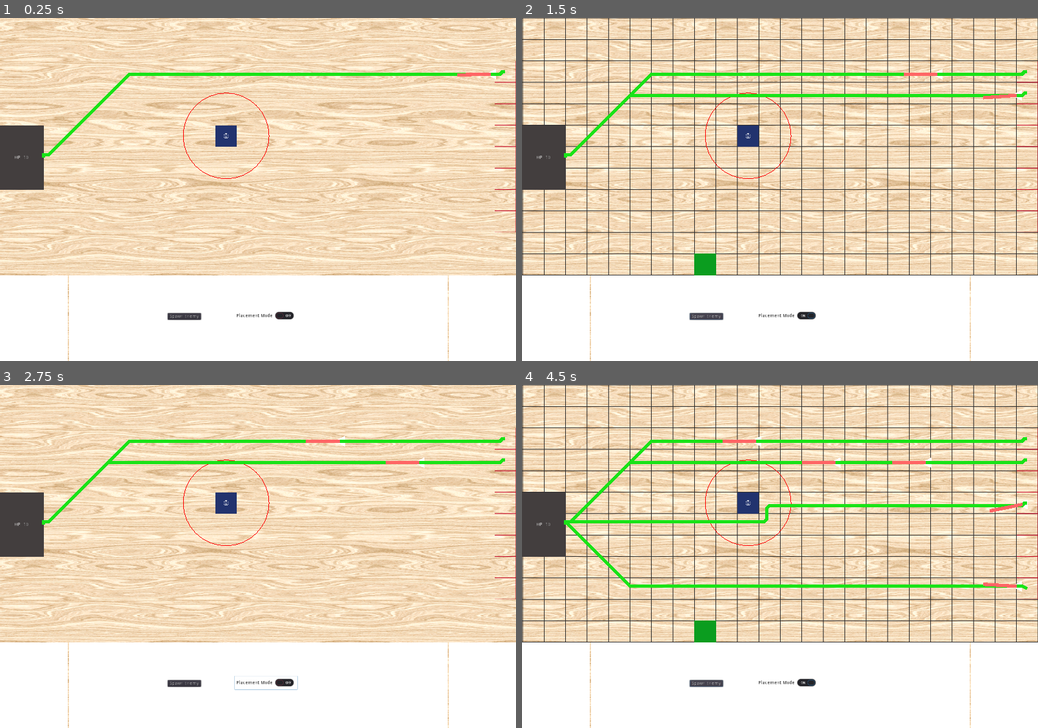
Above: before the commit, frames 1-4 (two rows, left to right).
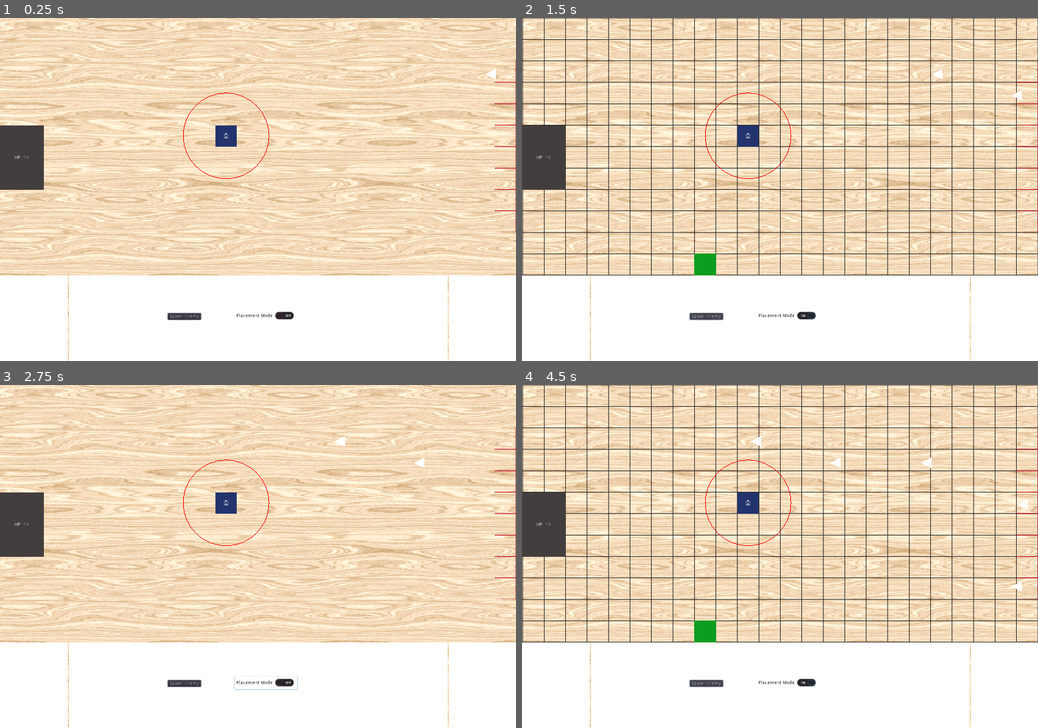
Above: after the commit, the same moments.

Repository: CSMA-Technology/chelydra
Game: Godot game, scene res://Scenes/Temporary/TestProjectiles.tscn
Two runs of this game, one before a commit and one after it. Both use one fixed random seed, a clock stepped at 60 frames per second and the inputs below. This scene is started directly instead of the project's main scene.
Inputs:
- Up to frame 1 (0.25 s): no input
- Up to frame 2 (1.5 s): click "Placement Mode" at 0.5 s; click "Spawn Enemy" at 1.25 s
- Up to frame 3 (2.75 s): click "Placement Mode" at 2 s
- Up to frame 4 (4.5 s): click "Spawn Enemy" at 2.75 s; click "Placement Mode" at 3.5 s; click "Spawn Enemy" at 4.25 s

The runs differ from the first frame. In frame 1, 0.9% of the frame differs, in the area x 8-98%, y 15-41%; in frame 2, 1.6%; in frame 3, 1.6%; in frame 4, 3.4%, in the area x 8-98%, y 15-60%.

Commit message:
feat(enemy-damage): enemy takes hits, loses, health, flashes red, DIES (#15)

Diff:
--- a/Scenes/Enemies/TemplateEnemy/TemplateEnemy.gd
+++ b/Scenes/Enemies/TemplateEnemy/TemplateEnemy.gd
@@ -7,9 +7,10 @@
 var next_destination_idx
 
 export var debug_mode = false setget set_debug
+export var health = 100
+export var speed = 3
 
 const ARRIVAL_BUFFER = 10
-const SPEED = 3
 
 signal reached_goal(damage)
 
@@ -33,7 +34,7 @@
 				next_destination_idx += 1
 
 		var direction = (path[next_destination_idx] - global_position).normalized()
-		var movement = direction * SPEED
+		var movement = direction * speed
 		$Debug/MovementLine2d.points = PoolVector2Array([Vector2(0,0), direction * 100])
 		move_and_collide(movement)
 
@@ -44,6 +45,16 @@
 	next_destination_idx = 0
 
 func handle_goal_arrival():
-#	print_debug("reached goal inside enemy")
 	emit_signal("reached_goal", 1)
 	queue_free()
+
+func take_damage(damage):
+	flash_red()
+	health -= damage
+	if (health <= 0):
+		queue_free()
+
+func flash_red():
+	$Polygon2D.material.set_shader_param("turn_red", true)
+	yield(get_tree().create_timer(0.05), "timeout")
+	$Polygon2D.material.set_shader_param("turn_red", false)
--- a/Scenes/Enemies/TemplateEnemy/TemplateEnemy.tscn
+++ b/Scenes/Enemies/TemplateEnemy/TemplateEnemy.tscn
@@ -1,6 +1,24 @@
-[gd_scene load_steps=2 format=2]
+[gd_scene load_steps=4 format=2]
 
 [ext_resource path="res://Scenes/Enemies/TemplateEnemy/TemplateEnemy.gd" type="Script" id=1]
+
+[sub_resource type="Shader" id=1]
+code = "shader_type canvas_item;
+uniform bool turn_red;
+
+void fragment() {
+	vec4 color = texture(TEXTURE, UV);
+	if (turn_red) {
+		COLOR = vec4(1, 0, 0, 1);
+	} else {
+		COLOR = color;
+	}
+}"
+
+[sub_resource type="ShaderMaterial" id=2]
+resource_local_to_scene = true
+shader = SubResource( 1 )
+shader_param/turn_red = null
 
 [node name="TemplateEnemy" type="KinematicBody2D" groups=["Navigators"]]
 collision_layer = 2
@@ -13,9 +31,10 @@
 polygon = PoolVector2Array( 64, 0, 64, 64, 0, 34 )
 
 [node name="Polygon2D" type="Polygon2D" parent="."]
+material = SubResource( 2 )
 position = Vector2( -16, -16 )
 scale = Vector2( 0.5, 0.5 )
-polygon = PoolVector2Array( 64, 0, 64, 64, 0, 33 )
+polygon = PoolVector2Array( 0, 34, 64, 64, 64, 0 )
 
 [node name="Debug" type="Node2D" parent="."]
 visible = false
--- a/Scenes/Levels/TemplateLevel/TemplateLevel.gd
+++ b/Scenes/Levels/TemplateLevel/TemplateLevel.gd
@@ -30,7 +30,6 @@
 func spawn_enemy(position):
 	var new_enemy = enemy.instance()
 	new_enemy.position = position
-	new_enemy.debug_mode = true
 	$Enemies.add_child(new_enemy)
 	if new_enemy.has_signal("reached_goal"):
 		new_enemy.connect("reached_goal", self, "_on_Enemy_reached_goal")
--- a/Scenes/Temporary/TestProjectiles.tscn
+++ b/Scenes/Temporary/TestProjectiles.tscn
@@ -7,3 +7,6 @@
 
 [node name="TemplateProjectileTower" parent="Towers" index="0" instance=ExtResource( 2 )]
 position = Vector2( 640, 320 )
+
+[connection signal="spawn_enemy" from="EnemySpawns" to="." method="spawn_enemy"]
+[connection signal="place_tower" from="TowerPlacement" to="." method="place_tower"]
--- a/Scenes/Towers/Projectiles/TemplateProjectile/TemplateProjectile.gd
+++ b/Scenes/Towers/Projectiles/TemplateProjectile/TemplateProjectile.gd
@@ -2,6 +2,7 @@
 
 var target
 export var speed = 10
+export var damage = 50
 
 func _ready():
 	hide()
@@ -19,4 +20,5 @@
 	look_at(target.global_position)
 	var collision = move_and_collide(movement)
 	if collision:
+		collision.collider.take_damage(damage)
 		queue_free()
--- a/project.godot
+++ b/project.godot
@@ -40,6 +40,14 @@
 
 singletons=[  ]
 
+[input]
+
+shoot={
+"deadzone": 0.5,
+"events": [ Object(InputEventKey,"resource_local_to_scene":false,"resource_name":"","device":0,"alt":false,"shift":false,"control":false,"meta":false,"command":false,"pressed":false,"scancode":0,"physical_scancode":32,"unicode":0,"echo":false,"script":null)
+ ]
+}
+
 [layer_names]
 
 2d_physics/layer_1="Towers"
Not shown, changed: .gitignore
